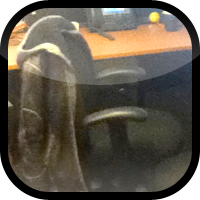
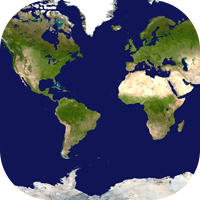
The second 200×200 image is a revision of the first. Changes to its layers:
hid "Shape 2" over [0, 0, 200, 85]
moved "Layer 1" into group "Nurun" over [0, 0, 200, 200]
added group "Group 1" with 12 layers above "Background" over [0, 0, 200, 200]
hid "Layer 3" (2nd of 2, in "Group 1"), moved it into group "Group 1" over [0, 139, 200, 200]
added layer "Layer 13" in group "Group 1" over [0, 0, 200, 200]
added layer "Layer 12" in group "Group 1" over [0, 0, 200, 200]
added layer "Layer 11" in group "Group 1" over [0, 0, 200, 200]
added layer "Layer 10" in group "Group 1" over [0, 0, 200, 200]
added layer "Layer 9" in group "Group 1" over [0, 0, 200, 200]
added layer "Layer 8" in group "Group 1" over [0, 0, 200, 200]
added layer "Layer 7" in group "Group 1" over [0, 0, 200, 200]
added layer "Layer 6" in group "Group 1" over [0, 0, 200, 200]
added layer "Layer 5" in group "Group 1" over [0, 0, 200, 200]
added layer "Layer 4" in group "Group 1" over [0, 0, 200, 200]
moved "Shape 1" (2nd of 2, in "Group 1") into group "Group 1" over [0, 0, 200, 200]
